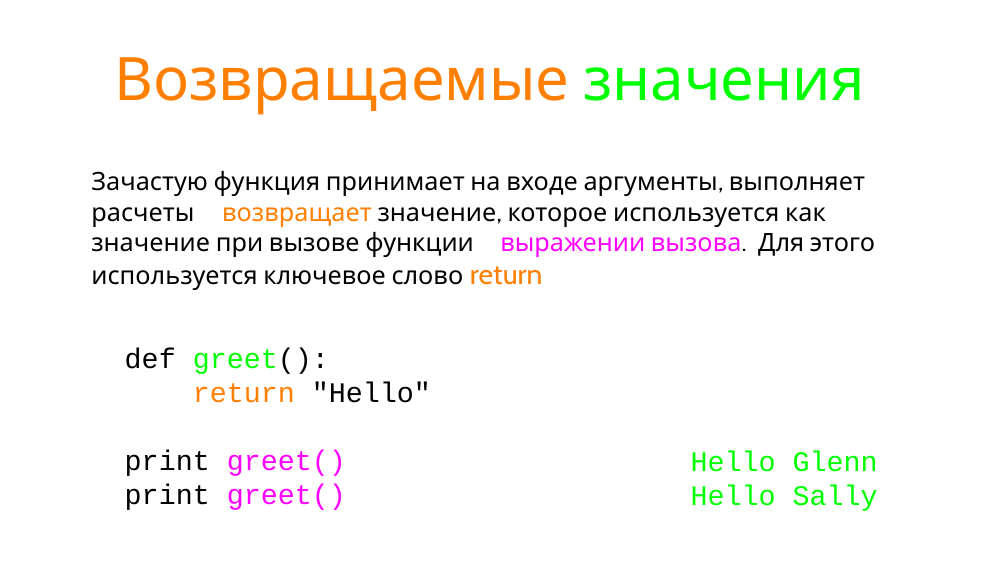
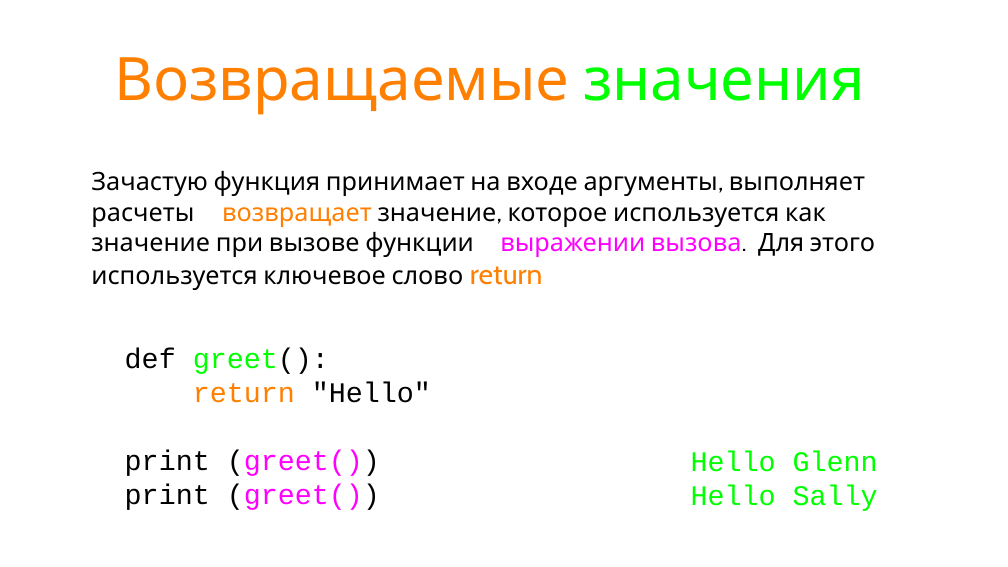
Before and after one commit to maxchv/LearnPython, a slide deck: slide 30 of week04/07.Functions.pptx. Drawn at 1008x567 pixels with LibreOffice and Linux fonts; fonts in the diff are those of the drawing. Boxes give left, top, right and bottom in pixels: in the first picture for what was removed or moved away, otherwise in the second. Text is boxed around its words. In the diff, an @@ line names an element or a change of style, - is before the commit and + after.

```diff
--- a/week04/07.Functions.pptx
+++ b/week04/07.Functions.pptx
@@ text at (x1=125, y1=450, x2=380, y2=510): text changed; text colour #FF00FF to #000000 @@
-print greet()
-print greet()
+print (greet())
+print (greet())
```
Also in this commit, not shown: 1 other slide changed, 4 other files.
